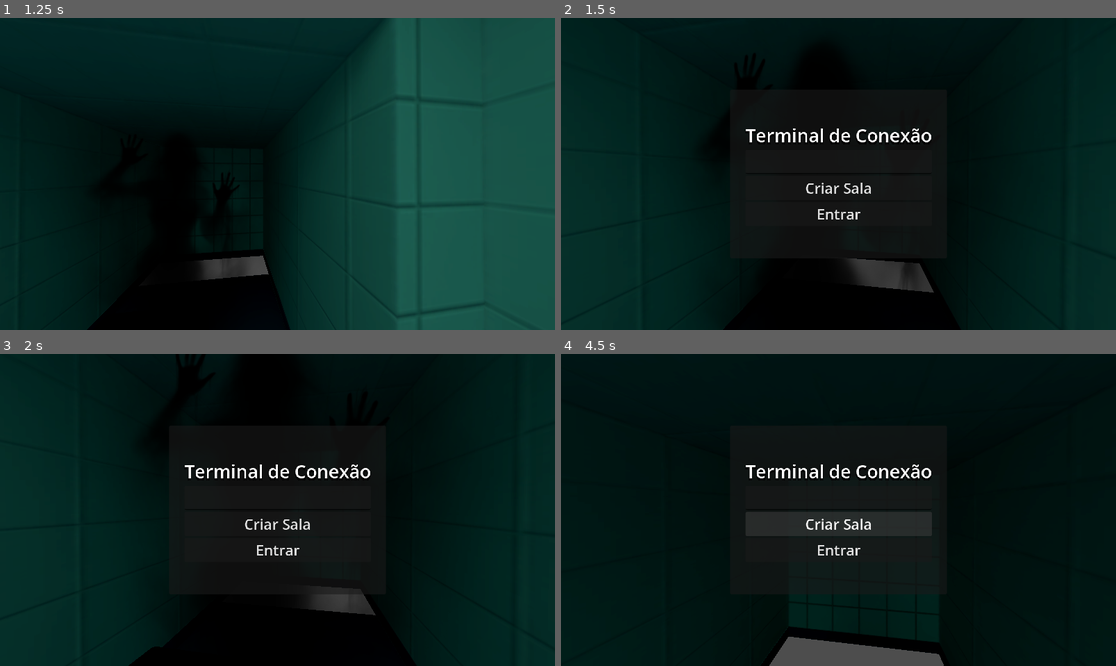
Above: before the commit, frames 1-4 (two rows, left to right).
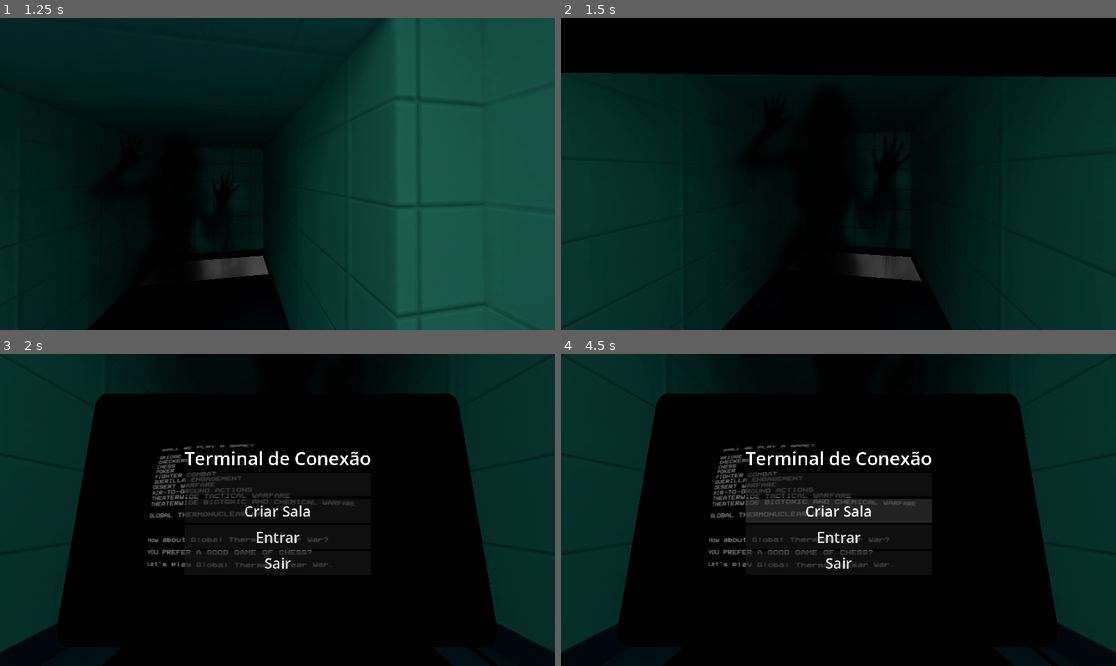
Above: after the commit, the same moments.

Repository: Studio-Zee/Godot-SimpleMultiplayer
Game: Godot game, scene res://cenas/lobby.tscn
Same seed, same stepped clock (60 frames per second), same inputs: the game is played once before the commit and once after it. The project has no main scene, so this scene is started directly.
Inputs (mouse positions are in pixels of both pictures, inside the frame that each line leads up to):
- Up to frame 1 (1.25 s): tap Enter (ui_accept) at 0.5, 0.77 s; move the mouse to (305, 174) at 0.52 s; hold Up (ui_up) from 0.53 s (still down)
- Up to frame 2 (1.5 s): keep holding Up (ui_up); move the mouse to (810, 174) at 1.27 s
- Up to frame 3 (2 s): keep holding Up (ui_up); tap Enter (ui_accept) at 1.52 s
- Up to frame 4 (4.5 s): move the mouse to (894, 441) at 2.02 s; release Up (ui_up) at 2.03 s; hold Right (ui_right) 2.03-2.78 s; move the mouse to (810, 572) at 2.77 s; hold Up (ui_up) 2.78-4.25 s; tap Enter (ui_accept) at 3.02, 3.77 s; move the mouse to (877, 513) at 3.52 s; click "Criar Sala" at 4.25 s

Frame 1 is identical in both runs. In frame 2, 8.9% of the frame differs, in the area x 0-100%, y 0-100%; in frame 3, 21%; in frame 4, 30%.

Commit message:
Adiciona animação e lógica para a interface do terminal, incluindo controle de câmera e gerenciamento de entrada do jogador

Diff:
--- a/cenas/lobby.tscn
+++ b/cenas/lobby.tscn
@@ -15,6 +15,8 @@
 
 [sub_resource type="ConcavePolygonShape3D" id="ConcavePolygonShape3D_6okrd"]
 data = PackedVector3Array(-1, 0, 1.5540999, 1, 0, -1.5540999, 1, 0, 1.5540999, -1, 0, 1.5540999, -1, 0, -1.5540999, 1, 0, -1.5540999)
+
+[sub_resource type="StyleBoxEmpty" id="StyleBoxEmpty_a1lms"]
 
 [sub_resource type="LabelSettings" id="LabelSettings_lxmr4"]
 font_size = 38
@@ -56,7 +58,6 @@
 transform = Transform3D(1, 0, 0, 0, 1, 0, 0, 0, 1, 0, 3.311451, 0)
 
 [node name="TerminalUI" type="CanvasLayer" parent="." index="2" unique_id=866368315]
-visible = false
 
 [node name="Control" type="Control" parent="TerminalUI" index="0" unique_id=1636065839]
 layout_mode = 3
@@ -79,6 +80,7 @@
 offset_bottom = 175.0
 grow_horizontal = 2
 grow_vertical = 2
+theme_override_styles/panel = SubResource("StyleBoxEmpty_a1lms")
 
 [node name="VBoxContainer" type="VBoxContainer" parent="TerminalUI/Control/Panel" index="0" unique_id=206983978]
 layout_mode = 1
@@ -113,6 +115,11 @@
 theme_override_font_sizes/font_size = 30
 text = "Entrar"
 
+[node name="sair" type="Button" parent="TerminalUI/Control/Panel/VBoxContainer" index="4" unique_id=1504230825]
+layout_mode = 2
+theme_override_font_sizes/font_size = 30
+text = "Sair"
+
 [node name="monitor" parent="." index="3" unique_id=2062939193 instance=ExtResource("3_kj0ed")]
 transform = Transform3D(0.04, 0, 0, 0, 0.04, 0, 0, 0, 0.04, 0, 0.42236632, -5.417623)
 
@@ -121,6 +128,9 @@
 [node name="CollisionShape3D" type="CollisionShape3D" parent="monitor/ZonaTerminal" index="0" unique_id=1743855721]
 transform = Transform3D(1, 0, 0, 0, 1, 0, 0, 0, 1, 2.5516052, 12.001465, 2.416565)
 shape = SubResource("BoxShape3D_kj0ed")
+
+[node name="PosicaoTela" type="Marker3D" parent="monitor" index="2" unique_id=1865441224]
+transform = Transform3D(1, 0, 0, 0, 1, 0, 0, 0, 1, 0, 14.3876915, 16.604416)
 
 [node name="mesa" type="MeshInstance3D" parent="." index="4" unique_id=1849365575]
 transform = Transform3D(1, 0, 0, 0, 0.43550137, 0, 0, 0, 1, 0, 0.20466846, -5.6063485)
@@ -131,5 +141,6 @@
 [node name="CollisionShape3D" type="CollisionShape3D" parent="mesa/StaticBody3D" index="0" unique_id=2012685722]
 shape = SubResource("ConcavePolygonShape3D_kj0ed")
 
+[connection signal="pressed" from="TerminalUI/Control/Panel/VBoxContainer/sair" to="." method="_on_sair_pressed"]
 [connection signal="body_entered" from="monitor/ZonaTerminal" to="." method="_on_zona_terminal_body_entered"]
 [connection signal="body_exited" from="monitor/ZonaTerminal" to="." method="_on_zona_terminal_body_exited"]
--- a/scripts/lobby/lobby.gd
+++ b/scripts/lobby/lobby.gd
@@ -2,24 +2,51 @@
 
 @onready var terminal_ui = $TerminalUI
 @onready var code_input = $TerminalUI/Control/Panel/VBoxContainer/LineEdit
+@onready var posicao_tela = $monitor/PosicaoTela # Arraste o Marker3D pra cá!
+@onready var player = $Player3D # Arraste o seu Player pra cá!
+
+var camera_player : Camera3D
+var transform_original_camera : Transform3D
 
 func _ready():
-	# Garante que a UI comece escondida
 	terminal_ui.hide()
+	# Pega a referência da câmera de dentro do player
+	camera_player = player.get_node("Camera3D")
 
-# Sinal conectado do Area3D (Quando o player entra na zona)
 func _on_zona_terminal_body_entered(body: Node3D) -> void:
-	if body.name == "Player3D": # Verifica se quem pisou foi o jogador
-		terminal_ui.show()
-		# Libera o mouse para o jogador conseguir clicar nos botões da UI
-		Input.set_mouse_mode(Input.MOUSE_MODE_VISIBLE)
+	if body.name == "Player3D":
+		# 1. Trava o jogador para ele não andar enquanto mexe no PC
+		player.set_physics_process(false)
+		player.set_process_input(false)
 
-# Sinal conectado do Area3D (Quando o player sai da zona)
-func _on_zona_terminal_body_exited(body: Node3D) -> void:
-	if body.name == "Player3D":
-		terminal_ui.hide()
-		# Prende o mouse de volta no jogo para ele poder olhar em volta
-		Input.set_mouse_mode(Input.MOUSE_MODE_CAPTURED)
+		# 2. Salva a posição original da câmera para ela poder voltar depois
+		transform_original_camera = camera_player.transform
 
-		# Opcional: Limpa o campo de texto se ele sair do terminal
-		code_input.text = ""
+		# 3. Anima a câmera indo até o monitor (duração de 0.5 segundos)
+		var tween = create_tween()
+		# Move a câmera globalmente para a posição do Marker3D
+		tween.tween_property(camera_player, "global_transform", posicao_tela.global_transform, 0.5).set_trans(Tween.TRANS_SINE)
+
+		# Quando a animação terminar, mostra a UI e libera o mouse
+		tween.tween_callback(abrir_interface)
+
+func abrir_interface():
+	terminal_ui.show()
+	Input.set_mouse_mode(Input.MOUSE_MODE_VISIBLE)
+
+func liberar_jogador():
+	player.set_physics_process(true)
+	player.set_process_input(true)
+
+
+func _on_sair_pressed() -> void:
+	terminal_ui.hide()
+	Input.set_mouse_mode(Input.MOUSE_MODE_CAPTURED)
+
+	# Faz a câmera voltar para o corpo do jogador
+	var tween = create_tween()
+	# Volta a câmera para o transform LOCAL original dela
+	tween.tween_property(camera_player, "transform", transform_original_camera, 0.5).set_trans(Tween.TRANS_SINE)
+
+	# Libera o jogador para andar de novo
+	tween.tween_callback(liberar_jogador)
